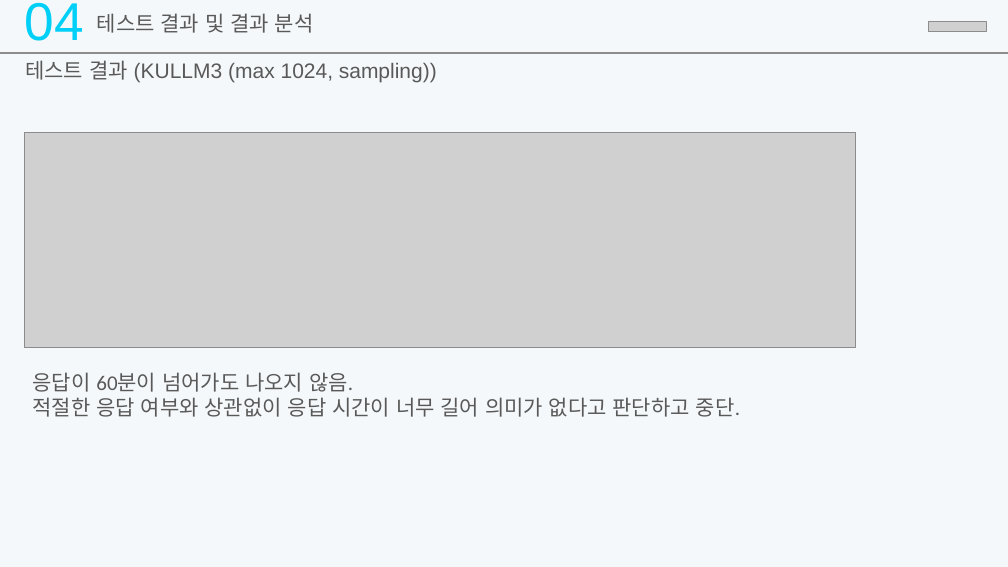
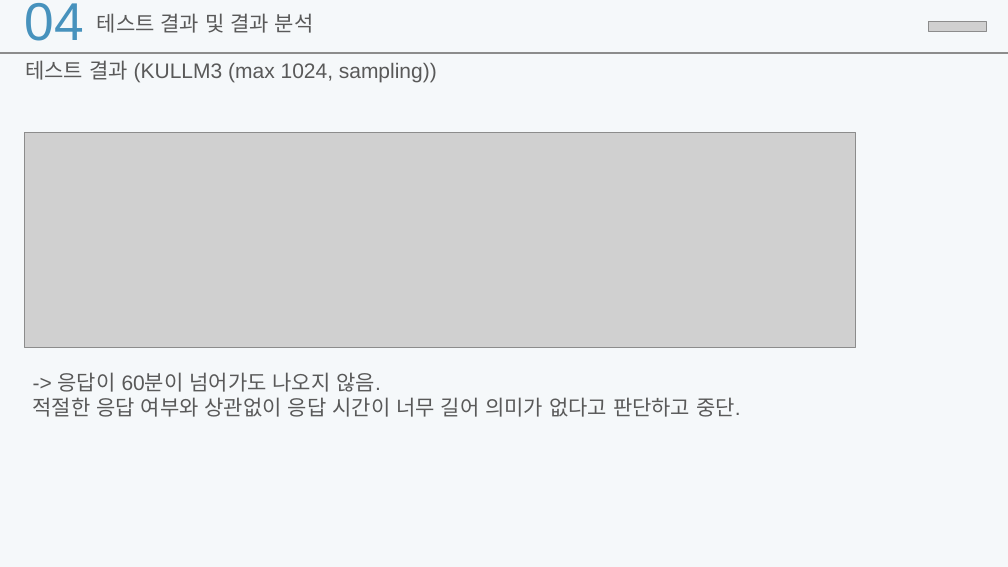
Before and after one commit to AshOne91/3rd_project, a slide deck: slide 13 of output/5조 PPT.pptx (slide 11 before the commit). Drawn at 1008x567 pixels with LibreOffice and Linux fonts; fonts in the diff are those of the drawing; grey boxes stand for pictures. Boxes give left, top, right and bottom in pixels: in the first picture for what was removed or moved away, otherwise in the second. Text is boxed around its words. In the diff, an @@ line names an element or a change of style, - is before the commit and + after.

```diff
--- a/output/5조 PPT.pptx
+++ b/output/5조 PPT.pptx
@@ text "04" at [25, 3, 84, 41]: text colour #00CFF8 to #4792BD @@
@@ text at [58, 372, 380, 392]: text changed; font Calibri to Arial @@
-응답이 60분이 넘어가도 나오지 않음.
+-> 응답이 60분이 넘어가도 나오지 않음.
```
Also in this commit, not shown: 11 other slides changed, 9 slides added, 3 slides removed.
